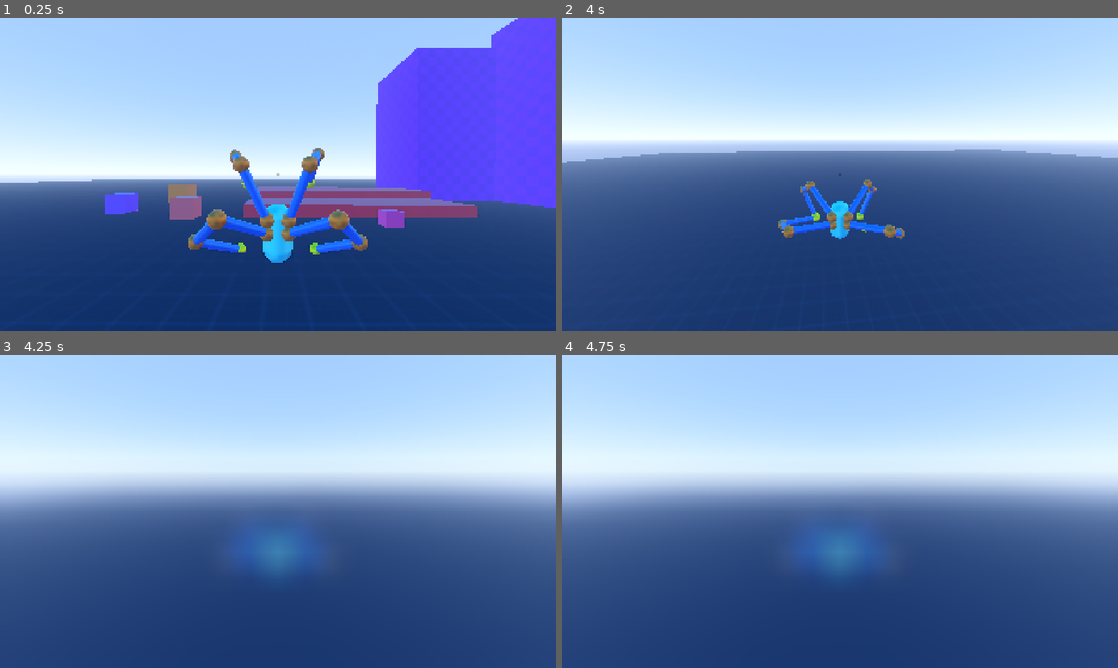
Above: before the commit, frames 1-4 (two rows, left to right).
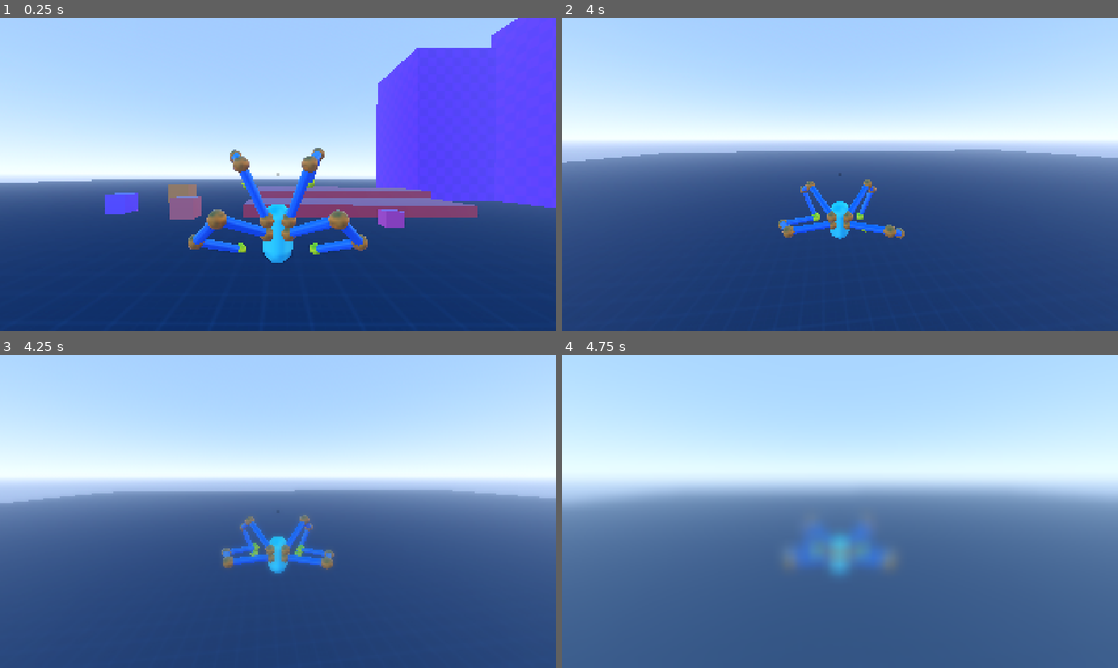
Above: after the commit, the same moments.

Repository: lliamsymonds04/doc-oc
Game: Godot game, scene res://main.tscn
Two runs of this game, one before a commit and one after it. Both use one fixed random seed, a clock stepped at 60 frames per second and the inputs below.
Inputs (mouse positions are in pixels of both pictures, inside the frame that each line leads up to):
- Up to frame 1 (0.25 s): no input
- Up to frame 2 (4 s): move the mouse to (867, 174) at 0.52 s; hold Shift (sprint) 0.53-1.28 s; hold W (forward) from 0.53 s (still down); tap Space (jump) at 0.77, 1.52, 3.02, 3.77 s; move the mouse to (812, 174) at 1.27 s; tap Shift (sprint) at 1.35, 2.85 s; move the mouse to (851, 168) at 2.02 s; hold Shift (sprint) 2.03-2.78 s; move the mouse to (834, 180) at 2.77 s; move the mouse to (878, 177) at 3.52 s; hold Shift (sprint) from 3.53 s (still down)
- Up to frame 3 (4.25 s): keep holding W (forward); keep holding Shift (sprint); tap Escape (pause) at 4.15 s
- Up to frame 4 (4.75 s): move the mouse to (673, 464) at 4.27 s; release W (forward) at 4.28 s; release Shift (sprint) at 4.28 s; hold A (left) from 4.28 s (still down); tap Shift (sprint) at 4.35 s; tap Space (jump) at 4.52 s

Frames 1-2 are identical in both runs. In frame 3, 3.1% of the frame differs, in the area x 4-100%, y 37-70%; in frame 4, 41%, in the area x 0-100%, y 51-100%.

Commit message:
feat: pause menu shader tween

Diff:
--- a/shaders/blur.gdshader
+++ b/shaders/blur.gdshader
@@ -1,7 +1,7 @@
 shader_type canvas_item;
 
-uniform float blur_amount : hint_range(-2.0, 10.0) = 3.0;
-uniform float mix_amount : hint_range(0.0, 1.0) = 0.3;
+uniform float blur_amount : hint_range(-2.0, 10.0) = 0.0;
+uniform float mix_amount : hint_range(0.0, 1.0) = 0.0;
 uniform vec4 color_overlay : source_color;
 uniform sampler2D SCREEN_TEXTURE : hint_screen_texture, filter_linear_mipmap;
 
--- a/ui/hud.tscn
+++ b/ui/hud.tscn
@@ -6,15 +6,15 @@
 
 [sub_resource type="ShaderMaterial" id="ShaderMaterial_m2c1y"]
 shader = ExtResource("3_546lt")
-shader_parameter/blur_amount = 3.0
+shader_parameter/blur_amount = 0.0
 shader_parameter/mix_amount = 0.0
-shader_parameter/color_overlay = Color(0, 0, 0, 1)
+shader_parameter/color_overlay = Color(0.7764706, 1, 1, 1)
 
 [node name="Hud" type="CanvasLayer" unique_id=395865671]
 
 [node name="Crosshair" parent="." unique_id=682692616 instance=ExtResource("1_rbyyf")]
 
-[node name="Control" type="Control" parent="." unique_id=705611226]
+[node name="PauseMenu" type="Control" parent="." unique_id=705611226]
 layout_mode = 3
 anchors_preset = 15
 anchor_right = 1.0
@@ -24,8 +24,9 @@
 size_flags_horizontal = 3
 size_flags_vertical = 3
 script = ExtResource("2_276te")
+blur_strength = 2.0
 
-[node name="ColorRect" type="ColorRect" parent="Control" unique_id=1969772998]
+[node name="BlurRect" type="ColorRect" parent="PauseMenu" unique_id=1969772998]
 material = SubResource("ShaderMaterial_m2c1y")
 layout_mode = 1
 anchors_preset = 15
@@ -33,4 +34,3 @@
 anchor_bottom = 1.0
 grow_horizontal = 2
 grow_vertical = 2
-color = Color(0.7411765, 1, 1, 1)
--- a/ui/pause_menu.gd
+++ b/ui/pause_menu.gd
@@ -1,7 +1,14 @@
 extends Control
 class_name PauseMenu
 
+@export_range(0.0, 10.0) var blur_strength = 3.0
+@export_range(0.0, 1.0) var color_mix = 0.15
+@export_range(0.0, 2.0) var blur_tween_duration = 0.4
+
+@onready var blur_rect = $BlurRect
+
 var is_paused: bool = false
+var blur_tween: Tween
 
 func _ready():
 	process_mode = Node.PROCESS_MODE_ALWAYS
@@ -11,11 +18,22 @@
 	if event.is_action_pressed("pause"):
 		is_paused = not is_paused
 		get_tree().paused = is_paused
-		visible = is_paused
+
+		var blur_target = blur_strength if is_paused else 0.0
+		var color_mix_target = color_mix if is_paused else 0.0
+
+		if blur_tween:
+			blur_tween.kill()
+
+		blur_tween = create_tween().set_parallel(true)
+		blur_tween.tween_property(blur_rect, "material:shader_parameter/blur_amount", blur_target, blur_tween_duration)
+		blur_tween.tween_property(blur_rect, "material:shader_parameter/mix_amount", color_mix_target, blur_tween_duration)
 
 		if is_paused:
 			Input.mouse_mode = Input.MOUSE_MODE_VISIBLE
+			visible = true
 		else:
 			Input.mouse_mode = Input.MOUSE_MODE_CAPTURED
+			blur_tween.finished.connect(func(): visible = false)
 
 		get_viewport().set_input_as_handled()
